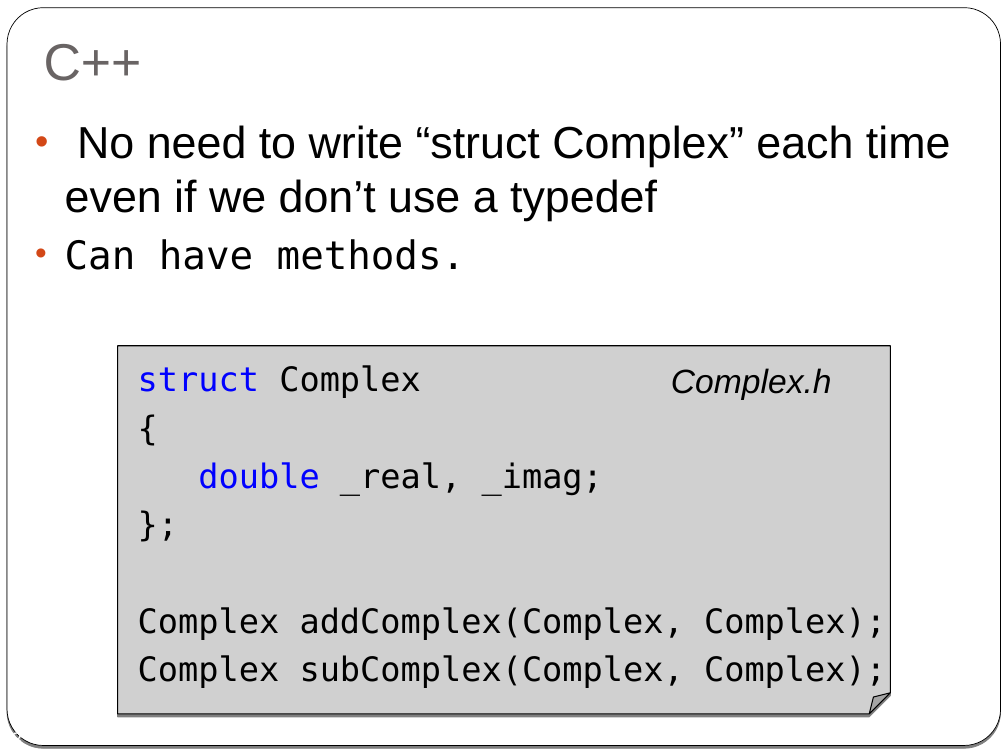
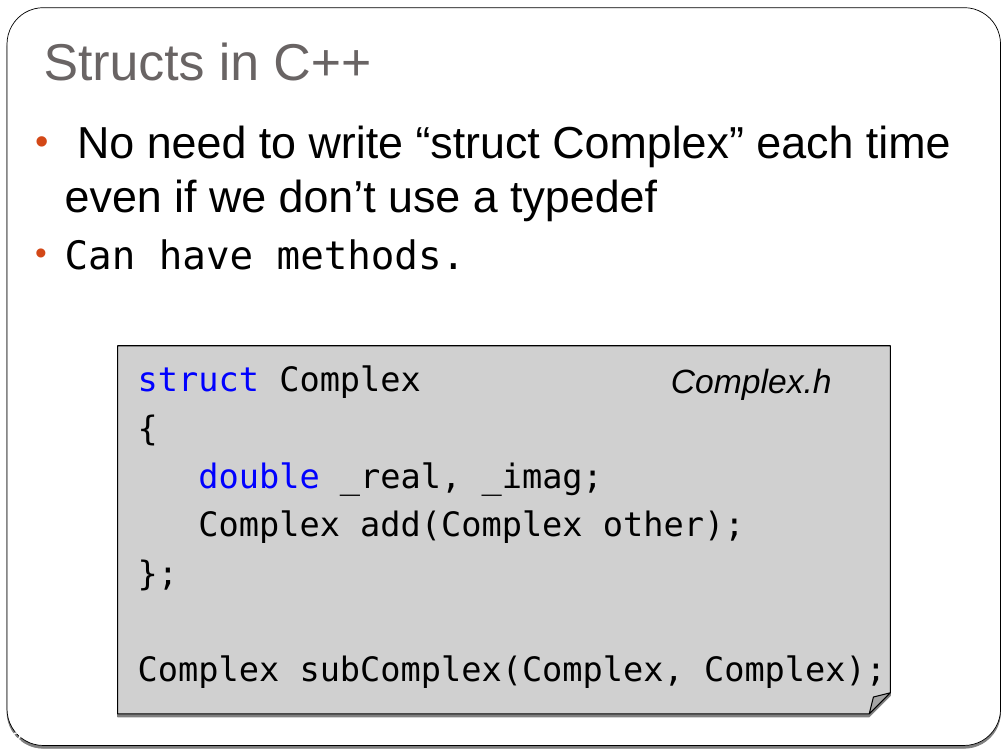
Before and after one commit to cpp-at-ariel/cpp-5778, a slide deck: slide 3 of week02-classes-constructors-destructors/slides.odp. Drawn at 1008x756 pixels with LibreOffice and Linux fonts; fonts in the diff are those of the drawing; grey boxes stand for pictures. Boxes give left, top, right and bottom in pixels: in the first picture for what was removed or moved away, otherwise in the second. Text is boxed around its words. In the diff, an @@ line names an element or a change of style, - is before the commit and + after.

```diff
--- a/week02-classes-constructors-destructors/slides.odp
+++ b/week02-classes-constructors-destructors/slides.odp
@@ title at <box>44,42,371,81</box>: text changed @@
-C++
+Structs in C++
@@ text in picture at <box>138,365,886,688</box>: text changed @@
-struct Complex
-{
-double _real, _imag;
-};
-Complex addComplex(Complex, Complex);
-Complex subComplex(Complex, Complex);
+struct Complex
+{
+double _real, _imag;
+Complex add(Complex other);
+};
+Complex subComplex(Complex, Complex);
```
Also in this commit, not shown: 2 other slides changed, 18 other files.
